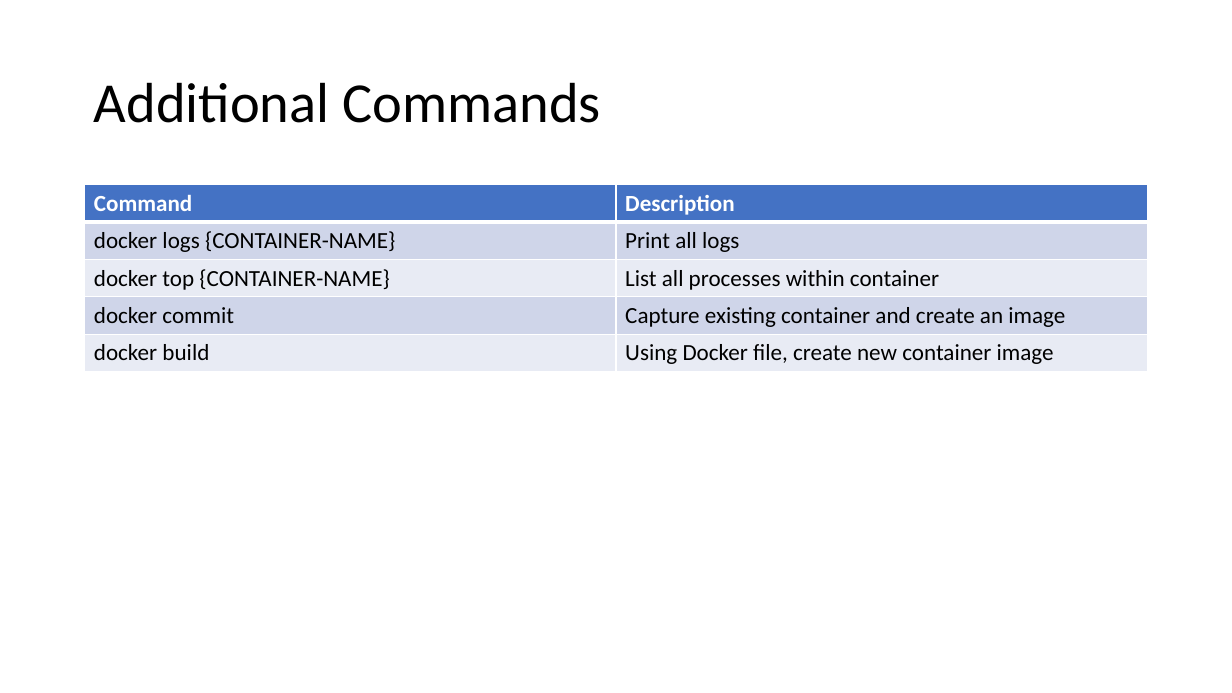
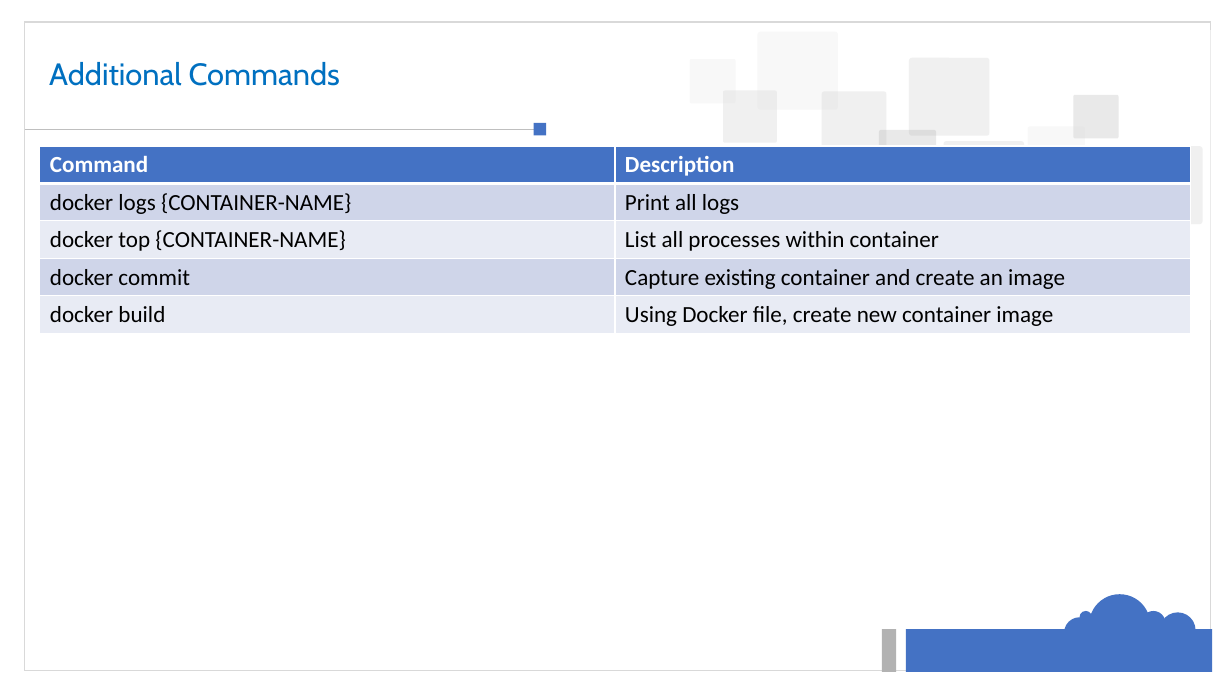
Before and after one commit to mahendra-shinde/docker-k8s-june-2019, a slide deck: slide 3 of docker orchestration day 2.pptx. Drawn at 1232x693 pixels with LibreOffice and Linux fonts; fonts in the diff are those of the drawing; background and template pictures are left out. Boxes give left, top, right and bottom in pixels: in the first picture for what was removed or moved away, otherwise in the second. Text is boxed around its words. In the diff, an @@ line names an element or a change of style, - is before the commit and + after.

```diff
--- a/docker orchestration day 2.pptx
+++ b/docker orchestration day 2.pptx
@@ rectangle added at [25,22,1212,670], outline #D9D9D9 1 pt @@
@@ title "Additional Commands": place and size @@
-title "Additional Commands" at [94,82,600,123]
+title "Additional Commands" at [49,62,340,86]
@@ title "Additional Commands" at [49,62,340,86]: size 44 to 24 pt, font Calibri to Cabin, text colour #000000 to #0070C0 @@
@@ rectangle added at [658,30,1212,321], fill #FFFFFF at 48% opacity @@
@@ line added from (25, 129) to (534, 129), #BFBFBF 0.5 pt @@
@@ table: place and size @@
-table at [85,185,1148,372]
+table at [40,146,1189,656]
@@ rectangle added at [534,123,547,136], fill #4472C4 @@
@@ group added at [690,31,1202,282]: 14 rounded rectangles @@
@@ rectangle added at [882,629,897,672], fill #B2B2B2 @@
@@ rectangle added at [906,629,1212,672], fill #4472C4 @@
@@ group added at [1065,594,1196,655]: 5 ellipses @@
```
Also in this commit, not shown: 5 other slides changed, 3 slides added, 2 other files.
